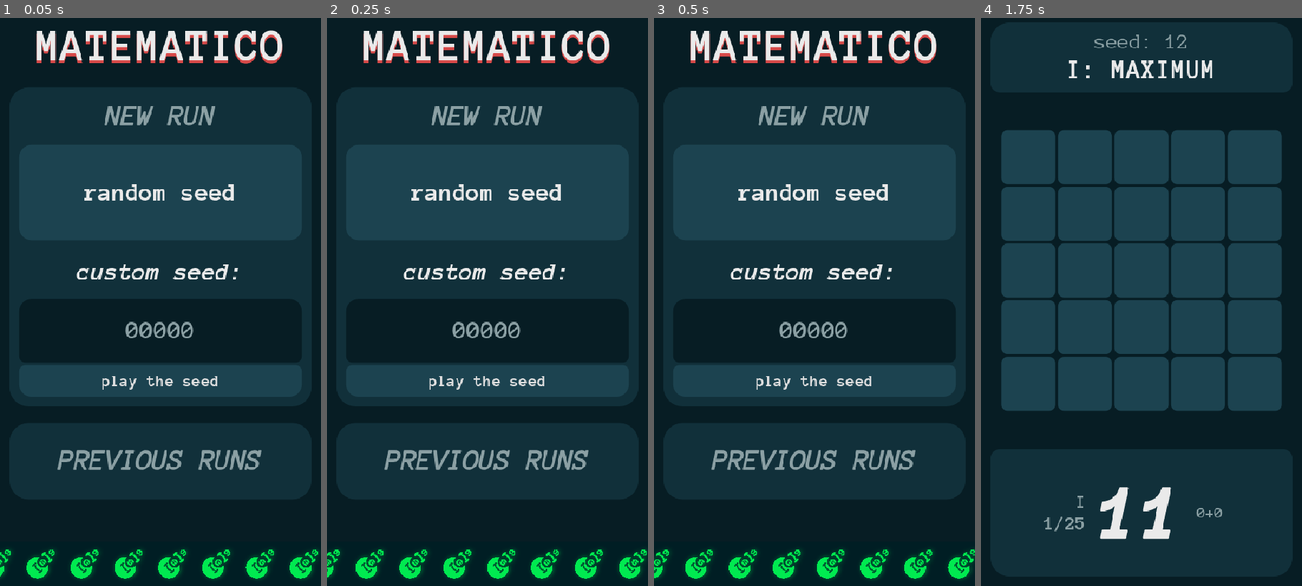
Above: before the commit, frames 1-4 (left to right).
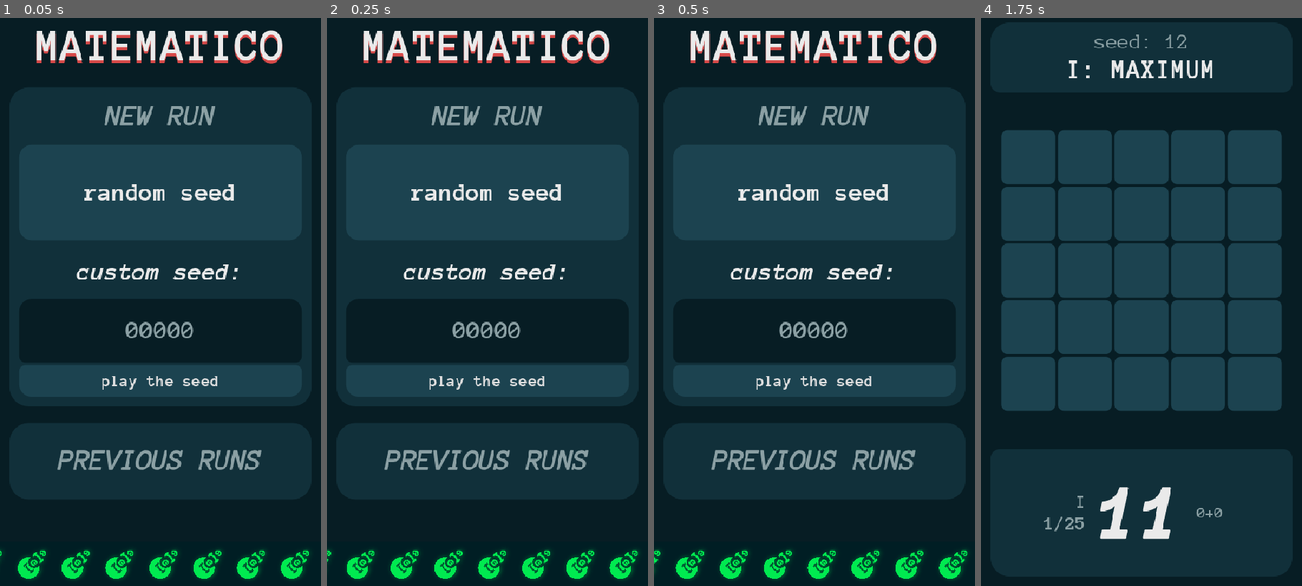
Above: after the commit, the same moments.

Repository: ImIg-dev/Matematico
Game: Godot game, scene res://scenes/game.tscn
Two runs of this game, one before a commit and one after it. Both use one fixed random seed, a clock stepped at 60 frames per second and the inputs below.
Inputs (mouse positions are in pixels of both pictures, inside the frame that each line leads up to):
- Up to frame 1 (0.05 s): no input
- Up to frame 2 (0.25 s): no input
- Up to frame 3 (0.5 s): no input
- Up to frame 4 (1.75 s): click (1141, 330) at 0.52 s; type "12" at 0.6 s; click "play the seed" at 1.25 s

The runs differ from the first frame. In frame 1, 2.5% of the frame differs, in the area x 0-100%, y 93-99%; in frame 2, 2.5%; in frame 3, 2.6%; in frame 4, nothing differs.

Commit message:
version 2.0.5

Diff:
--- a/scenes/game.tscn
+++ b/scenes/game.tscn
@@ -746,18 +746,18 @@
 horizontal_alignment = 1
 
 [node name="Parallax2D" type="Parallax2D" parent="SeedSelection/MarginContainer/VBoxContainer" unique_id=1440805413]
-scroll_offset = Vector2(83, 822)
 repeat_size = Vector2(69, 0)
 autoscroll = Vector2(15, 0)
 repeat_times = 28
 
 [node name="Sprite2D" type="Sprite2D" parent="SeedSelection/MarginContainer/VBoxContainer/Parallax2D" unique_id=2084805456]
 modulate = Color(0, 1.1560134, 1.4018731, 1)
-position = Vector2(931.99994, 27.999998)
+position = Vector2(932, 0)
 scale = Vector2(0.1, 0.1)
 texture = ExtResource("5_iywne")
 
 [node name="PreviousRuns" type="ColorRect" parent="SeedSelection" unique_id=542749466]
+visible = false
 z_index = 1
 layout_mode = 1
 anchors_preset = 15
@@ -914,7 +914,6 @@
 horizontal_alignment = 1
 
 [node name="Parallax2D" type="Parallax2D" parent="SeedSelection/PreviousRuns/MarginContainer/VBoxContainer" unique_id=5512542]
-scroll_offset = Vector2(-13, 824)
 repeat_size = Vector2(69, 0)
 autoscroll = Vector2(15, 0)
 repeat_times = 28
@@ -1052,7 +1051,6 @@
 horizontal_alignment = 1
 
 [node name="Parallax2D2" type="Parallax2D" parent="FinalScore/CenterContainer" unique_id=622613920]
-scroll_offset = Vector2(-13, 824)
 repeat_size = Vector2(69, 0)
 autoscroll = Vector2(15, 0)
 repeat_times = 28
--- a/scripts/game.gd
+++ b/scripts/game.gd
@@ -40,9 +40,9 @@
 	previous_runs.visible = 0
 
 func _process(_delta: float) -> void:
-	$SeedSelection/MarginContainer/VBoxContainer/Parallax2D.screen_offset.y = get_viewport_rect().size.y-34.5
-	$SeedSelection/PreviousRuns/MarginContainer/VBoxContainer/Parallax2D.screen_offset.y = get_viewport_rect().size.y-34.5
-	$FinalScore/CenterContainer/Parallax2D2.screen_offset.y = get_viewport_rect().size.y-34.5
+	$SeedSelection/MarginContainer/VBoxContainer/Parallax2D/Sprite2D.global_position.y = get_viewport_rect().size.y-34.5
+	$SeedSelection/PreviousRuns/MarginContainer/VBoxContainer/Parallax2D/Sprite2D.global_position.y = get_viewport_rect().size.y-34.5
+	$FinalScore/CenterContainer/Parallax2D2/Sprite2D.global_position.y = get_viewport_rect().size.y-34.5
 	if not Saves.timed_moves:
 		$SeedSelection/MarginContainer/VBoxContainer/TimedMoves/HBoxContainer/Panel.visible = 1
 		$SeedSelection/MarginContainer/VBoxContainer/TimedMoves/HBoxContainer/Panel2.visible = 0
--- a/scripts/saves.gd
+++ b/scripts/saves.gd
@@ -7,7 +7,7 @@
 @export var points_IIIb : Array[int]
 @export var seeds : Array[int]
 @export var timed_moves : bool
-const SAVE_FOLDER : String = "user://saved_settings/"
+const SAVE_FOLDER : String = "user://"
 
 func _ready() -> void:
 	DirAccess.make_dir_absolute(SAVE_FOLDER)
@@ -26,7 +26,7 @@
 
 ##SAVING FUNCTIONS
 func get_save_file_path() -> String:
-	return SAVE_FOLDER + str("settings.tres")
+	return SAVE_FOLDER + str("settings.res")
 
 func save_data() -> void:
 	var new_save = SaveData.new()
Not shown, changed: export/index.144x144.png.import
Not shown, changed: export/index.180x180.png.import
Not shown, changed: export/index.512x512.png.import
Not shown, changed: export/index.apple-touch-icon.png.import
Not shown, changed: export/index.icon.png.import
Not shown, changed: export/index.png.import
Not shown, changed: export/index.pck
Not shown, removed: export/matematico-2.0.2.zip
Not shown, added: export/matematico-2.0.5.zip
